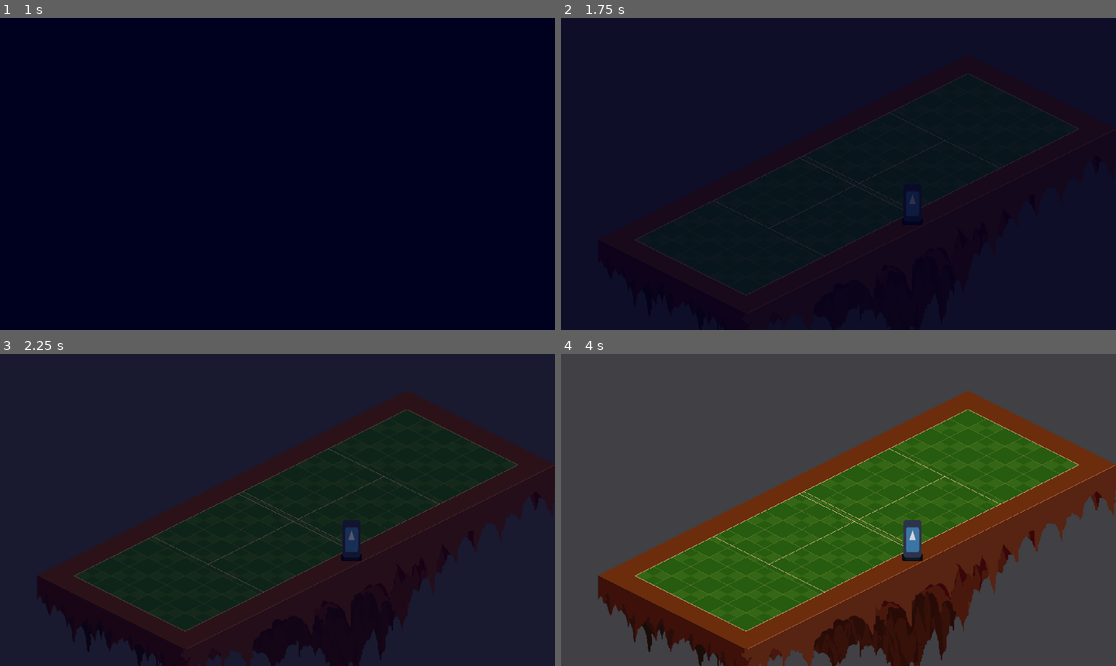
Above: before the commit, frames 1-4 (two rows, left to right).
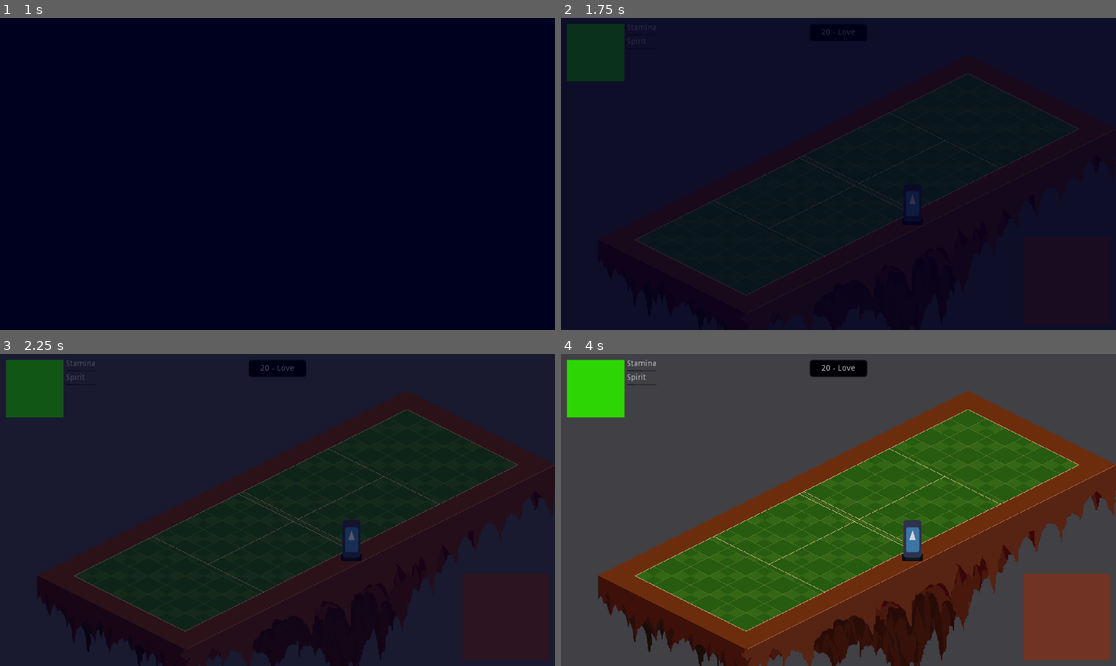
Above: after the commit, the same moments.

Repository: flarkminator/HF_01
Game: Godot game, scene res://content/interface/TitleScreen.tscn
Same seed, same stepped clock (60 frames per second), same inputs: the game is played once before the commit and once after it. The engine's default icon, where the game draws it, is replaced by a stand-in: a white triangle on a blue panel in a dark square.
Inputs:
- Up to frame 1 (1 s): click "Start Game" at 0.5 s
- Up to frame 2 (1.75 s): tap Enter (ui_accept) at 1.25, 1.52 s; hold Right (ui_right) from 1.28 s (still down)
- Up to frame 3 (2.25 s): release Right (ui_right) at 2.03 s; hold Down (ui_down) from 2.03 s (still down)
- Up to frame 4 (4 s): tap Enter (ui_accept) at 2.27, 3.77 s; release Down (ui_down) at 2.78 s; hold Right (ui_right) 2.78-3.53 s; hold Up (ui_up) from 3.53 s (still down)

Frame 1 is identical in both runs. In frame 2, 1.9% of the frame differs, in the area x 1-53%, y 2-21%; in frame 3, 2.4%; in frame 4, 7.0%, in the area x 1-99%, y 1-99%.

Commit message:
Finally, FINALLY starting that interface work.

Diff:
--- a/content/actors/player/PlayerController.gd
+++ b/content/actors/player/PlayerController.gd
@@ -30,6 +30,11 @@
 
 
 func move_by(num_steps : Vector2):
+	var current_scene = get_tree().current_scene
+	if not current_scene.is_valid_move_on_nav(num_steps):
+		return
+	else:
+		current_scene.move_on_nav(num_steps)
 	var new_position
 	var xPixels = num_steps.x * Global.PixelsPerTile_x / 2 + num_steps.y * Global.PixelsPerTile_x / 2
 	var yPixels = num_steps.y * Global.PixelsPerTile_y / 2 - num_steps.x * Global.PixelsPerTile_y / 2
--- a/content/interface/Main Interface.tscn
+++ b/content/interface/Main Interface.tscn
@@ -1,10 +1,23 @@
-[gd_scene format=2]
+[gd_scene load_steps=2 format=2]
+
+[sub_resource type="StyleBoxFlat" id=1]
+bg_color = Color( 0, 0, 0, 1 )
+border_width_left = 2
+border_width_top = 2
+border_width_right = 2
+border_width_bottom = 2
+border_color = Color( 0.196078, 0.196078, 0.196078, 1 )
+border_blend = true
+corner_radius_top_left = 5
+corner_radius_top_right = 5
+corner_radius_bottom_right = 5
+corner_radius_bottom_left = 5
 
 [node name="Main Interface" type="Control"]
 anchor_right = 1.0
 anchor_bottom = 1.0
-margin_right = -1024.0
-margin_bottom = -600.0
+margin_right = -960.0
+margin_bottom = -540.0
 
 [node name="ReferenceRect" type="ReferenceRect" parent="."]
 anchor_right = 1.0
@@ -13,46 +26,48 @@
 [node name="Match_TopLeft_Interface" type="Control" parent="."]
 margin_left = 10.0
 margin_top = 10.0
-margin_right = 300.0
-margin_bottom = 150.0
+margin_right = 310.0
+margin_bottom = 110.0
 
 [node name="HBoxContainer" type="HBoxContainer" parent="Match_TopLeft_Interface"]
 anchor_right = 1.0
 anchor_bottom = 1.0
 
 [node name="ColorRect" type="ColorRect" parent="Match_TopLeft_Interface/HBoxContainer"]
-margin_right = 150.0
-margin_bottom = 150.0
-rect_min_size = Vector2( 150, 150 )
+margin_right = 100.0
+margin_bottom = 100.0
+rect_min_size = Vector2( 100, 100 )
 color = Color( 0.219608, 1, 0, 1 )
 
 [node name="VBoxContainer" type="VBoxContainer" parent="Match_TopLeft_Interface/HBoxContainer"]
-margin_left = 154.0
-margin_right = 309.0
-margin_bottom = 150.0
+margin_left = 104.0
+margin_right = 155.0
+margin_bottom = 100.0
 
-[node name="RotationLabel" type="Label" parent="Match_TopLeft_Interface/HBoxContainer/VBoxContainer"]
-margin_right = 155.0
+[node name="StaminaLabel" type="Label" parent="Match_TopLeft_Interface/HBoxContainer/VBoxContainer"]
+margin_right = 51.0
 margin_bottom = 14.0
-text = "Rotations / Second"
+text = "Stamina"
 
-[node name="Rotations" type="Label" parent="Match_TopLeft_Interface/HBoxContainer/VBoxContainer"]
+[node name="StaiminaProgressBar" type="ProgressBar" parent="Match_TopLeft_Interface/HBoxContainer/VBoxContainer"]
 margin_top = 18.0
-margin_right = 155.0
+margin_right = 200.0
 margin_bottom = 32.0
-text = "   500"
+value = 50.0
+percent_visible = false
 
-[node name="SpeedLabel" type="Label" parent="Match_TopLeft_Interface/HBoxContainer/VBoxContainer"]
+[node name="SpiritLabel" type="Label" parent="Match_TopLeft_Interface/HBoxContainer/VBoxContainer"]
 margin_top = 36.0
-margin_right = 155.0
+margin_right = 51.0
 margin_bottom = 50.0
-text = "Speed (Meters / Second)"
+text = "Spirit"
 
-[node name="Speed" type="Label" parent="Match_TopLeft_Interface/HBoxContainer/VBoxContainer"]
+[node name="SpiritProgressBar" type="ProgressBar" parent="Match_TopLeft_Interface/HBoxContainer/VBoxContainer"]
 margin_top = 54.0
-margin_right = 155.0
+margin_right = 200.0
 margin_bottom = 68.0
-text = "   30"
+value = 20.0
+percent_visible = false
 
 [node name="Match_BottomRight_Interface" type="Control" parent="."]
 anchor_left = 1.0
@@ -73,3 +88,43 @@
 margin_top = -150.0
 rect_min_size = Vector2( 150, 150 )
 color = Color( 0.533333, 0.243137, 0.141176, 1 )
+
+[node name="Match_Center_Interface" type="Control" parent="."]
+anchor_left = 0.5
+anchor_right = 0.5
+margin_left = -50.0
+margin_right = 50.0
+margin_bottom = 40.0
+
+[node name="Panel" type="Panel" parent="Match_Center_Interface"]
+anchor_right = 1.0
+anchor_bottom = 1.0
+margin_top = 10.0
+custom_styles/panel = SubResource( 1 )
+
+[node name="CenterContainer" type="CenterContainer" parent="Match_Center_Interface/Panel"]
+anchor_right = 1.0
+anchor_bottom = 1.0
+
+[node name="HBoxContainer" type="HBoxContainer" parent="Match_Center_Interface/Panel/CenterContainer"]
+margin_left = 20.0
+margin_top = 8.0
+margin_right = 79.0
+margin_bottom = 22.0
+
+[node name="PlayerScore" type="Label" parent="Match_Center_Interface/Panel/CenterContainer/HBoxContainer"]
+margin_right = 16.0
+margin_bottom = 14.0
+text = "20"
+
+[node name="ScoreSeperator" type="Label" parent="Match_Center_Interface/Panel/CenterContainer/HBoxContainer"]
+margin_left = 20.0
+margin_right = 25.0
+margin_bottom = 14.0
+text = "-"
+
+[node name="OpponentScore" type="Label" parent="Match_Center_Interface/Panel/CenterContainer/HBoxContainer"]
+margin_left = 29.0
+margin_right = 59.0
+margin_bottom = 14.0
+text = "Love"
--- a/content/levels/tennis_courts/CourtRoot.gd
+++ b/content/levels/tennis_courts/CourtRoot.gd
@@ -1,4 +1,47 @@
 extends Node2D
 
+var _nav_mesh_player_position = Vector2(9, 7)
+var _nav_mesh_opponent_position = Vector2(5, 5)
+var _nav_mesh_length = 9
+var _nav_mesh_width = 7
+var _nav_mesh_world_position = Vector2(0, 0)
+
+onready var _gameplay_container_node = get_node("Gameplay_Container") setget , get_gameplay_container_node
+onready var _spawn_point_node = find_node("SpawnPoint_Player") setget , get_spawn_point_node
+
 func _ready():
+	print("CourtRoot: _ready()")
 	pass
+
+func get_player_starting_position():
+	if is_instance_valid(_spawn_point_node):
+		_nav_mesh_world_position = _spawn_point_node.position
+	else:
+		_spawn_point_node = find_node("SpawnPoint_Player")
+		_nav_mesh_world_position = _spawn_point_node.position
+
+	return Global.steps_to_pixels(_nav_mesh_player_position, Vector2(_nav_mesh_world_position.x + Global.PixelsPerTile_x / 2, _nav_mesh_world_position.y))
+
+func get_opponent_starting_position():
+	pass
+
+func is_valid_move_on_nav(steps : Vector2) -> bool:
+	if _nav_mesh_player_position.x + steps.x > _nav_mesh_length or \
+	   _nav_mesh_player_position.y + steps.y > _nav_mesh_width or \
+	   _nav_mesh_player_position.x + steps.x < 0 or \
+	   _nav_mesh_player_position.y + steps.y < 0:
+		return false
+	return true
+
+func move_on_nav(steps : Vector2):
+	_nav_mesh_player_position.x = _nav_mesh_player_position.x + steps.x
+	_nav_mesh_player_position.y = _nav_mesh_player_position.y + steps.y
+
+func get_gameplay_container_node() -> Node:
+	if not is_instance_valid(_gameplay_container_node):
+		_gameplay_container_node = get_node("Gameplay_Container")
+
+	return _gameplay_container_node
+
+func get_spawn_point_node() -> Node:
+	return _spawn_point_node
--- a/content/levels/tennis_courts/CourtRoot.tscn
+++ b/content/levels/tennis_courts/CourtRoot.tscn
@@ -1,6 +1,7 @@
-[gd_scene load_steps=3 format=2]
+[gd_scene load_steps=4 format=2]
 
 [ext_resource path="res://content/levels/tennis_courts/CourtRoot.gd" type="Script" id=1]
+[ext_resource path="res://content/interface/Main Interface.tscn" type="PackedScene" id=2]
 
 [sub_resource type="Animation" id=1]
 resource_name = "Fade"
@@ -36,6 +37,10 @@
 [node name="SpawnPoint_Opponent" type="Node2D" parent="Gameplay_Container"]
 position = Vector2( 960, 192 )
 
+[node name="UI_Container" type="Node" parent="."]
+
+[node name="Main Interface" parent="UI_Container" instance=ExtResource( 2 )]
+
 [node name="Intro_Container" type="Node" parent="."]
 
 [node name="ScreenOverlay" type="ColorRect" parent="Intro_Container"]
--- a/content/levels/tennis_courts/CourtScene_Grass.tscn
+++ b/content/levels/tennis_courts/CourtScene_Grass.tscn
@@ -1,7 +1,6 @@
 [gd_scene load_steps=2 format=2]
 
 [ext_resource path="res://content/levels/tennis_courts/court_grass.png" type="Texture" id=1]
-
 
 [node name="CourtScene_Grass" type="Node2D"]
 
--- a/utils/GM_Match.gd
+++ b/utils/GM_Match.gd
@@ -13,11 +13,6 @@
 
 # Player Variables
 var _player = preload("res://content/actors/player/Player.tscn").instance()
-var _nav_mesh_player_position = Vector2(9, 7)
-var _nav_mesh_opponent_position = Vector2(5, 5)
-var _nav_mesh_length = 10
-var _nav_mesh_width = 8
-var _nav_mesh_starting_position = Vector2(0, 0)
 var _opponent = ""
 
 # Match Variables
@@ -87,11 +82,8 @@
 	level_container_node.add_child(load(_map).instance())
 
 	# Load in the player, and position them onto the "NAV MESH"
-	var gameplay_container_node = current_scene.get_node("Gameplay_Container")
-	var spawn_point_node = current_scene.find_node("SpawnPoint_Player")
-	_nav_mesh_starting_position = spawn_point_node.position
-	_player.position = Global.steps_to_pixels(_nav_mesh_player_position, Vector2(_nav_mesh_starting_position.x + Global.PixelsPerTile_x / 2, _nav_mesh_starting_position.y))
-#	_player.position = Vector2(_nav_mesh_starting_position.x + Global.PixelsPerTile_x/2, _nav_mesh_starting_position.y)
+	var gameplay_container_node = current_scene.get_gameplay_container_node()
+	_player.position = current_scene.get_player_starting_position()
 	gameplay_container_node.add_child(_player)
 	_player.reset_state()
 	_player.set_in_cinematic(true)
